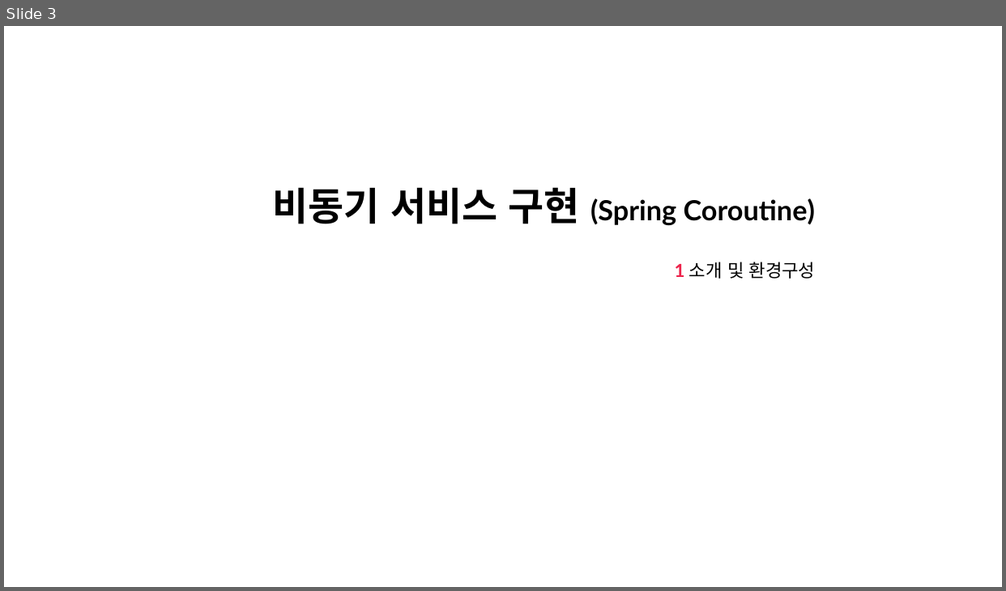
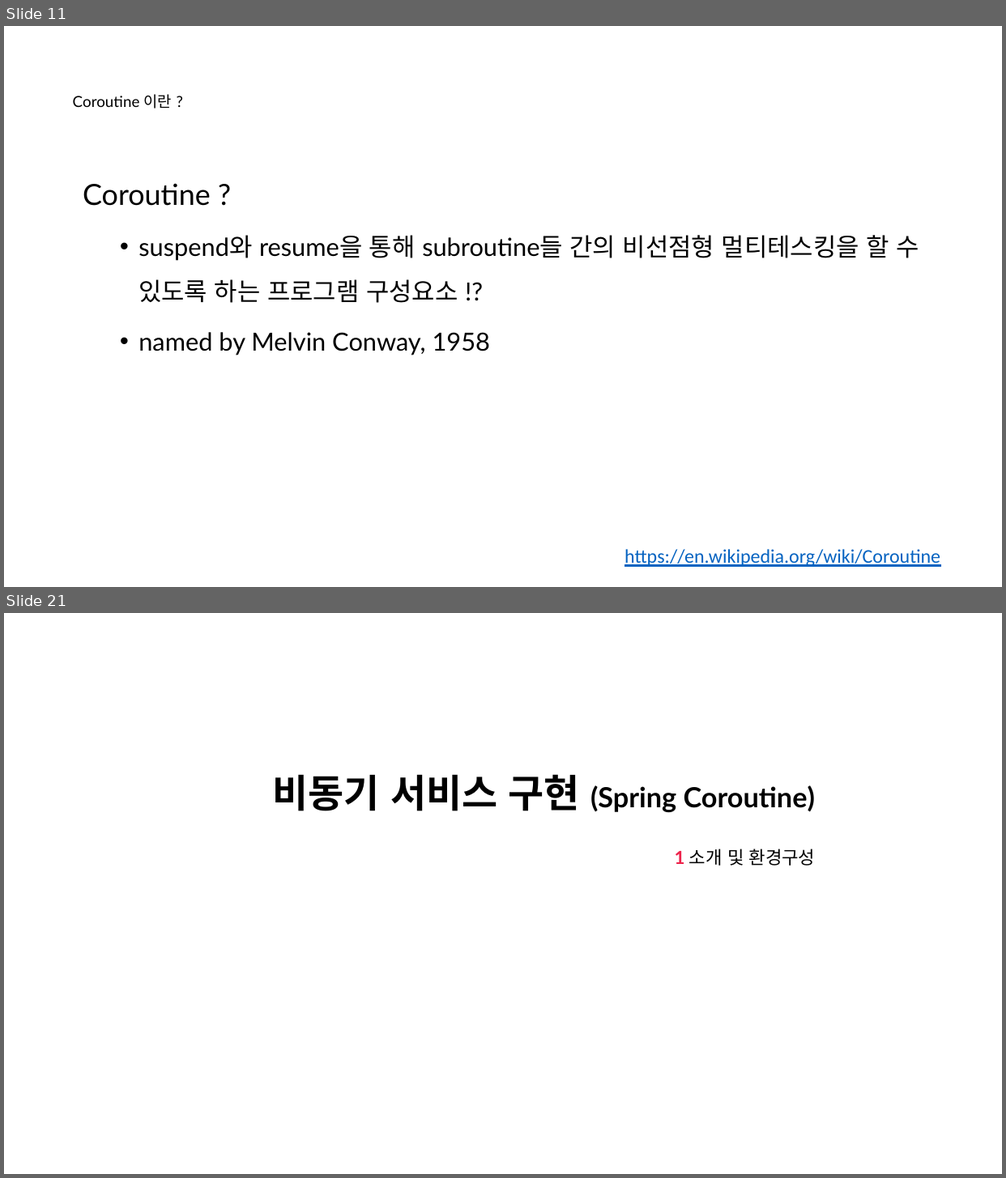
Before and after one commit to nayasis/fastcampus-hyper-webflux, a slide deck: 99.ppt/[Ch4-4. 비동기 서비스 구현 (Spring Coroutine)].pptx. Shown one above the other, each under a label of ours: slide 3 before the commit, slides 11 and 21 after it; the slides between them are not shown. The pictures are 1006x591 and 1006x1178 pixels, drawn with LibreOffice and Linux fonts; fonts in the diff are those of the drawing; background and template pictures are left out. Boxes give left, top, right and bottom in pixels: in the first picture for what was removed or moved away, otherwise in the second. Text is boxed around its words. In the diff, an @@ line names an element or a change of style, - is before the commit and + after.

```diff
--- a/99.ppt/[Ch4-4. 비동기 서비스 구현 (Spring Coroutine)].pptx
+++ b/99.ppt/[Ch4-4. 비동기 서비스 구현 (Spring Coroutine)].pptx
@@ slide 11 added at box(4, 26, 1002, 587), background picture (left out) @@
@@ title added at box(73, 94, 172, 109), 11 pt, text #000000 @@
+Coroutine 이란 ?
@@ text added at box(856, 84, 960, 117), 12 pt, text #FFFFFF, bold @@
+  2.
@@ text added at box(856, 116, 960, 148), 8 pt, text #FFFFFF @@
+  Coroutine 이란 ?
@@ text added at box(83, 183, 918, 356), 18 pt, text #000000 @@
+Coroutine ?
+  • suspend와 resume을 통해 subroutine들 간의 비선점형 멀티테스킹을 할 수 있도록 하는 프로그램 구성요소 !?
+  • named by Melvin Conway, 1958
@@ text added at box(624, 549, 940, 567), 14 pt, text #0563C1, underline @@
+https://en.wikipedia.org/wiki/Coroutine
@@ what was slide 3 is now slide 21 @@
```
Also in this commit, not shown: 2 slides changed, 17 other slides added, 3 other files.
